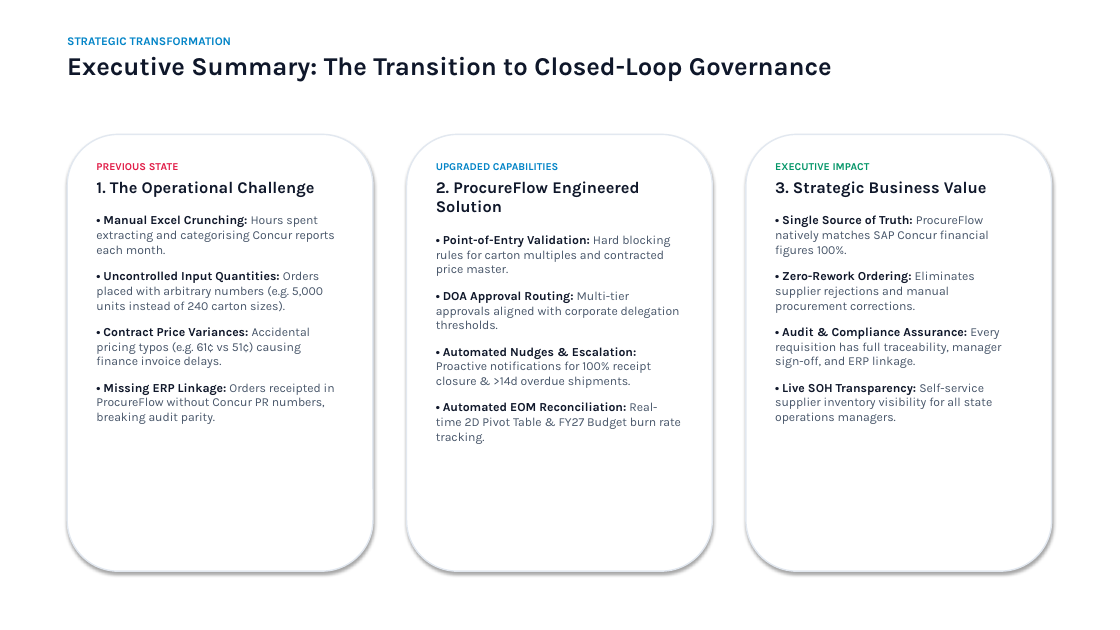
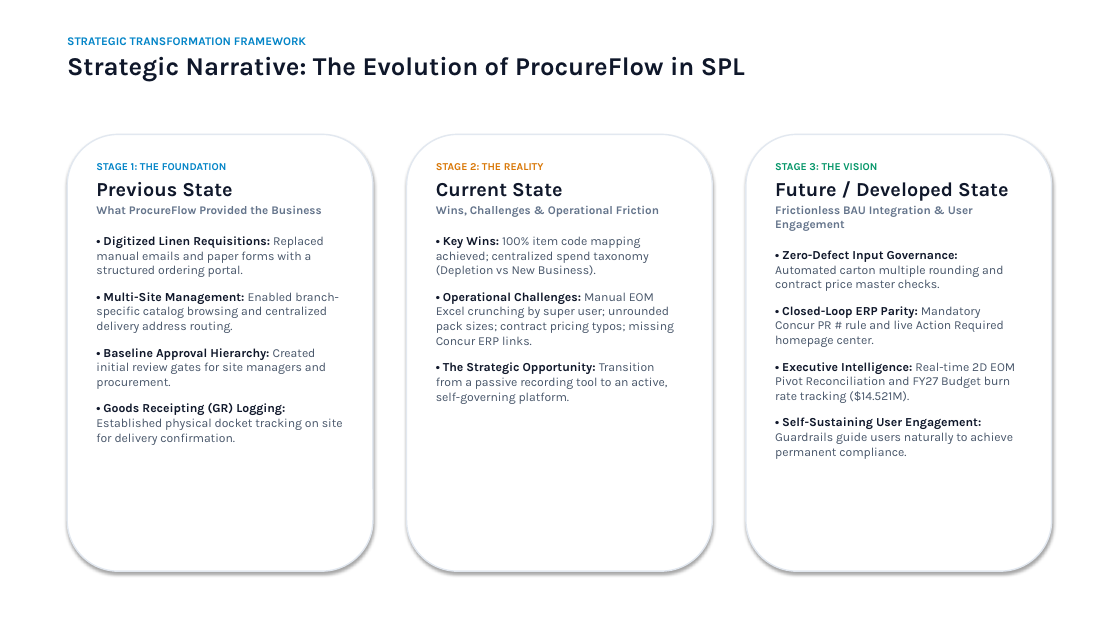
Before and after one commit to SPLGit-Project/ProcureFlow-App, a slide deck: slide 2 of docs/ProcureFlow_Executive_Roadmap.pptx. Drawn at 1120x630 pixels with LibreOffice and Linux fonts; fonts in the diff are those of the drawing. Boxes give left, top, right and bottom in pixels: in the first picture for what was removed or moved away, otherwise in the second. Text is boxed around its words. In the diff, an @@ line names an element or a change of style, - is before the commit and + after.

Commit message:
docs: restructure action plan & presentation into Previous -> Current -> Future BAU State model

```diff
--- a/docs/ProcureFlow_Executive_Roadmap.pptx
+++ b/docs/ProcureFlow_Executive_Roadmap.pptx
@@ text at bbox=[67, 37, 745, 81]: text changed @@
-STRATEGIC TRANSFORMATION
-Executive Summary: The Transition to Closed-Loop Governance
+STRATEGIC TRANSFORMATION FRAMEWORK
+Strategic Narrative: The Evolution of ProcureFlow in SPL
@@ text at bbox=[96, 163, 343, 445]: text changed @@
-PREVIOUS STATE
-1. The Operational Challenge
-• Manual Excel Crunching: Hours spent extracting and categorising Concur reports each month.
-• Uncontrolled Input Quantities: Orders placed with arbitrary numbers (e.g. 5,000 units instead of 240 carton sizes).
-• Contract Price Variances: Accidental pricing typos (e.g. 61¢ vs 51¢) causing finance invoice delays.
-• Missing ERP Linkage: Orders receipted in ProcureFlow without Concur PR numbers, breaking audit parity.
+STAGE 1: THE FOUNDATION
+Previous State
+What ProcureFlow Provided the Business
+• Digitized Linen Requisitions: Replaced manual emails and paper forms with a structured ordering portal.
+• Multi-Site Management: Enabled branch-specific catalog browsing and centralized delivery address routing.
+• Baseline Approval Hierarchy: Created initial review gates for site managers and procurement.
+• Goods Receipting (GR) Logging: Established physical docket tracking on site for delivery confirmation.
@@ text at bbox=[436, 163, 674, 404]: text changed @@
-UPGRADED CAPABILITIES
-2. ProcureFlow Engineered Solution
-• Point-of-Entry Validation: Hard blocking rules for carton multiples and contracted price master.
-• DOA Approval Routing: Multi-tier approvals aligned with corporate delegation thresholds.
-• Automated Nudges & Escalation: Proactive notifications for 100% receipt closure & >14d overdue shipments.
-• Automated EOM Reconciliation: Real-time 2D Pivot Table & FY27 Budget burn rate tracking.
+STAGE 2: THE REALITY
+Current State
+Wins, Challenges & Operational Friction
+• Key Wins: 100% item code mapping achieved; centralized spend taxonomy (Depletion vs New Business).
+• Operational Challenges: Manual EOM Excel crunching by super user; unrounded pack sizes; contract pricing typos; missing Concur ERP links.
+• The Strategic Opportunity: Transition from a passive recording tool to an active, self-governing platform.
@@ text at bbox=[775, 163, 1015, 459]: text changed @@
-EXECUTIVE IMPACT
-3. Strategic Business Value
-• Single Source of Truth: ProcureFlow natively matches SAP Concur financial figures 100%.
-• Zero-Rework Ordering: Eliminates supplier rejections and manual procurement corrections.
-• Audit & Compliance Assurance: Every requisition has full traceability, manager sign-off, and ERP linkage.
-• Live SOH Transparency: Self-service supplier inventory visibility for all state operations managers.
+STAGE 3: THE VISION
+Future / Developed State
+Frictionless BAU Integration & User Engagement
+• Zero-Defect Input Governance: Automated carton multiple rounding and contract price master checks.
+• Closed-Loop ERP Parity: Mandatory Concur PR # rule and live Action Required homepage center.
+• Executive Intelligence: Real-time 2D EOM Pivot Reconciliation and FY27 Budget burn rate tracking ($14.521M).
+• Self-Sustaining User Engagement: Guardrails guide users naturally to achieve permanent compliance.
```
Also in this commit, not shown: 3 other slides changed, 6 slides added, 6 slides removed, 1 other file.
